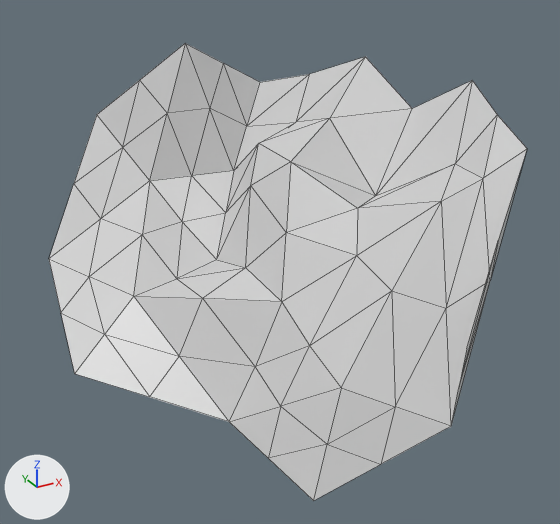
Before and after pictures for a commit that changed the COLLADA model assets/models/landscape-0.dae.
One viewpoint serves both versions: a 50 mm lens placed at (-5.59, -10.68, 4.74), pointed at (0.14, -0.25, -0.47). Every picture has the same lights, and +X, +Y and +Z are marked at lower left. Mesh edges are drawn as thin lines.
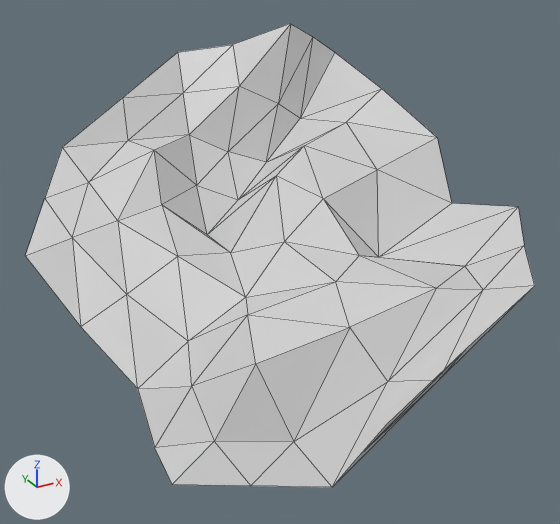
Location of each change, (x1, y1, x2, y2) in pixels of the pictures (560 x 524 px):
'Icosphere_001', reshaped, turned, rescaled
    before: (49, 43, 527, 501)
    after: (25, 23, 535, 487)

Edits to the bpy script that builds the scene:
```text
Change me_icosphere_001:
    used by ob_icosphere_001; location = (0.0, 0.0, 0.0); rotation_euler = (0.00873, 0.262, -1.571), in degrees (0.5, 15, -90); scale = (5.0, 5.0, 5.0)
    remove me_icosphere_001.from_pydata(...)  # 65 vertices, 104 faces; spans x -0.99..0.92, y -0.65..0.58, z -0.45..0.56
    add me_icosphere_001.from_pydata(...)  # 65 vertices, 104 faces; spans x -3.6..3.55, y -4.32..4.58, z -2.26..2.94
    me_icosphere_001 part 1: 65 of 65 vertices moved; they spanned x -0.99..0.92, y -0.65..0.58, z -0.45..0.56 and now span x -3.6..3.55, y -4.32..4.58, z -2.26..2.94; mean shift (-0.06, -0.03, 0.15); largest move (-0.99, -0.26, -0.03) -> (0.42, 4.58, 2.3)
Change ob_icosphere_001:
    ob_icosphere_001.rotation_euler: (0.00873, 0.262, -1.571) -> (0.0, 0.0, 0.0)  # degrees (0.5, 15, -90) -> degrees (0, 0, 0)
    ob_icosphere_001.scale: (5.0, 5.0, 5.0) -> (1.0, 1.0, 1.0)
```
